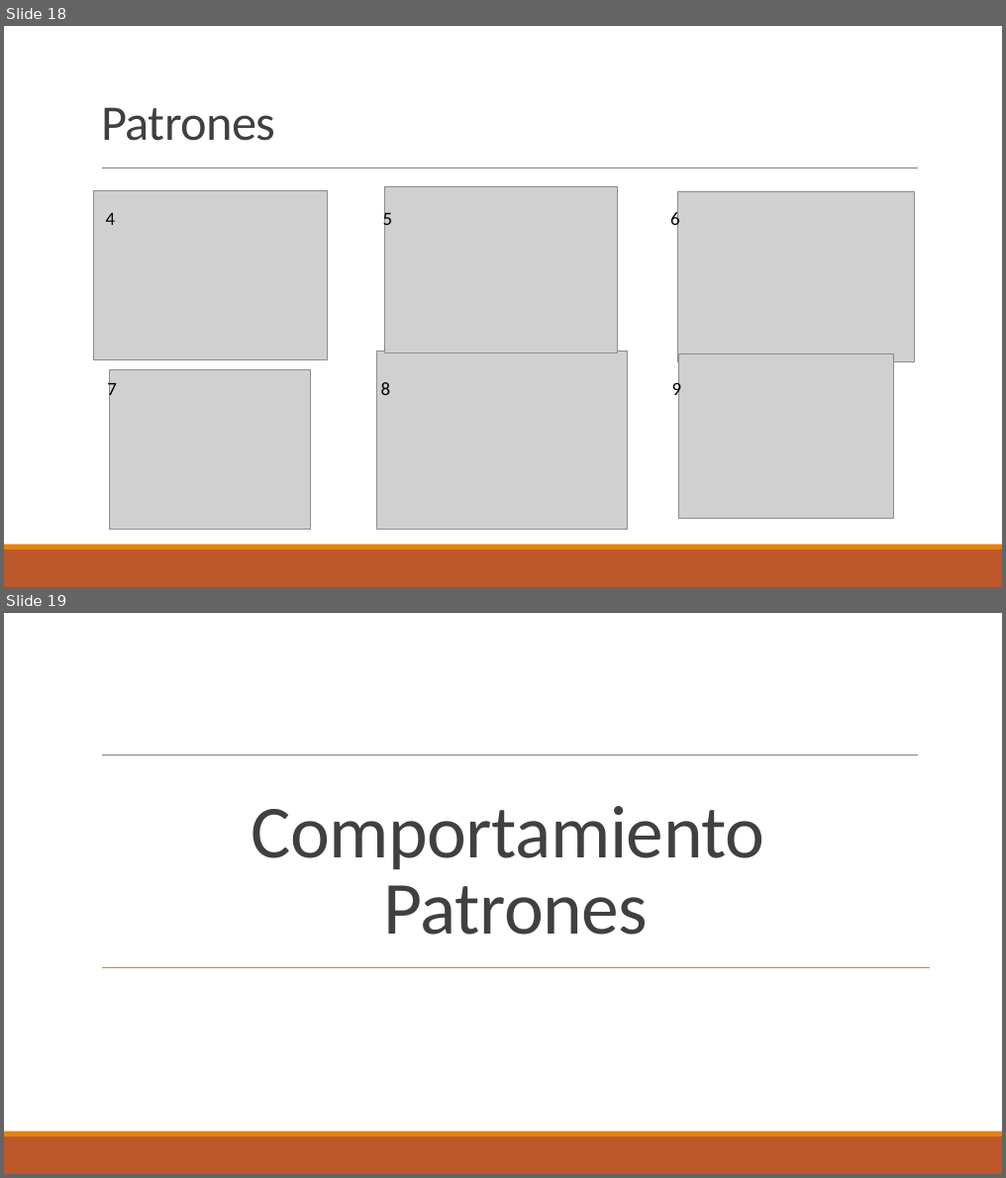
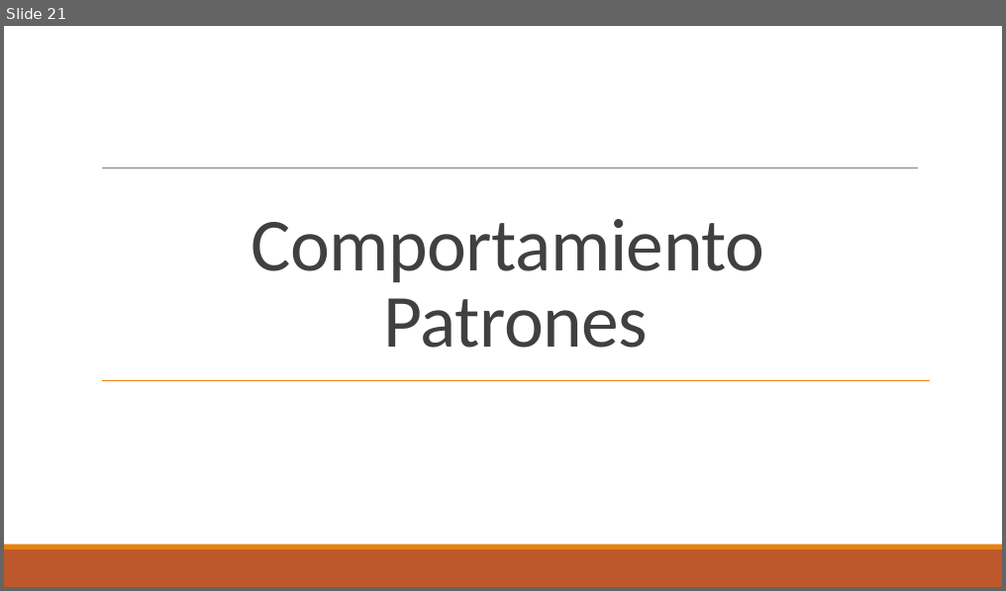
Before and after one commit to cealvarez/Repo-FONDECYT, a slide deck: Tesis/Nicolas/Análisis de Datos.pptx. Shown one above the other, each under a label of ours: slides 18 and 19 before the commit, slide 21 after it. The pictures are 1006x1178 and 1006x591 pixels, drawn with LibreOffice and Linux fonts; fonts in the diff are those of the drawing; grey boxes stand for pictures. Boxes give left, top, right and bottom in pixels: in the first picture for what was removed or moved away, otherwise in the second. Text is boxed around its words. In the diff, an @@ line names an element or a change of style, - is before the commit and + after.

```diff
--- a/Tesis/Nicolas/Análisis de Datos.pptx
+++ b/Tesis/Nicolas/Análisis de Datos.pptx
@@ slide 18 removed at bbox=[4, 26, 1002, 587], background #FFFFFF; not listed: 3 template elements that a slide beside it also shows @@
@@ title removed at bbox=[101, 107, 275, 141] @@
-Patrones
@@ picture removed at bbox=[94, 190, 327, 360] @@
@@ picture removed at bbox=[384, 187, 617, 353] @@
@@ picture removed at bbox=[678, 192, 915, 362] @@
@@ text removed at bbox=[106, 213, 116, 225] @@
-4
@@ text removed at bbox=[383, 209, 393, 230] @@
-5
@@ text removed at bbox=[670, 209, 680, 230] @@
-6
@@ picture removed at bbox=[377, 351, 629, 529] @@
@@ text removed at bbox=[107, 379, 117, 400] @@
-7
@@ picture removed at bbox=[110, 370, 311, 530] @@
@@ text removed at bbox=[672, 379, 682, 400] @@
-9
@@ picture removed at bbox=[678, 354, 894, 519] @@
@@ text removed at bbox=[381, 382, 391, 395] @@
-8
@@ what was slide 19 is now slide 21 @@
```
Also in this commit, not shown: 9 slides changed, 11 slides added, 8 other slides removed, 9 other files.
